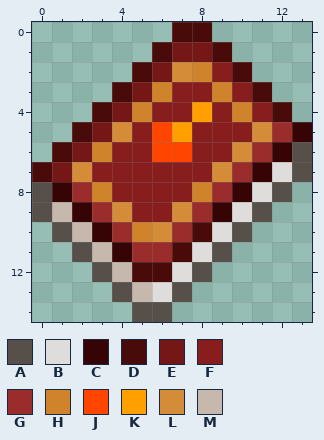
File history of a pixel-art sprite, Content/Items/Weapons/Mage/Books/Totality.png. The picture above is the old version.
The file is 28x30 pixels, drawn in blocks of 2x2; one block is one cell here. Colours within 5 levels of each other are drawn and written as one.
Palette (. is transparent): A #564f4a  B #dfdddb  C #360404  D #490a0a  E #751717  F #881d1d  G #9b2c2c  H #cf832a  J #ff4500  K #ff9f00  L #d58c38  M #c7b8ad
Pixels before, first column x 0:
 0 .......DD.....
 1 ......DEED....
 2 .....DELHFD...
 3 ....DEHFFHFD..
 4 ...DEHFFKFHFD.
 5 ..DELFJKFFFLGC
 6 .DEHFFJJFFLGCA
 7 DELFFFFFFLGCBA
 8 ACGHFFFFHGCBA.
 9 AMCGLFFLGCBA..
10 .AMCGHLGDBA...
11 ..AMCGGDBA....
12 ...AMDDBA.....
13 ....AMBA......
14 .....AA.......
The same view after the edit:
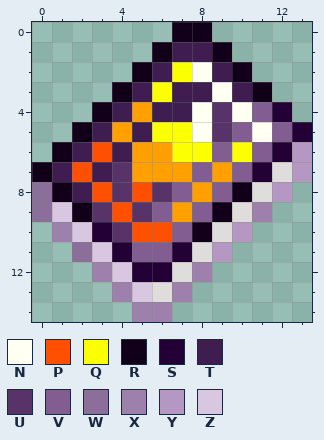
Colours new in this view: N #fffff2  P #ff4f00  Q #fcff00  R #12001b  S #230035  T #3f1d50  U #58336a  V #815d92  W #8b6e9a  X #9e80ad  Y #b497c2  Z #d9c7e2
The exact change:
Changed rows in their new state; - is an unchanged pixel.
first column x 0:
 0 -------RR-----
 1 ------RTTR----
 2 -----RTQNTR---
 3 ----RTQTTNTR--
 4 ---RTKTTNUNVS-
 5 --RTKTQQNUVNVS
 6 -RTPTKKQQVQVSY
 7 RTPTUKKKVKVS-Y
 8 WRTPUPUVKVR-Y-
 9 WZRUPUVKVR-X--
10 -XZSUPPVR-Y---
11 --WZSVVS-Y----
12 ---XZSS-X-----
13 ----XZ-X------
14 -----XX-------
